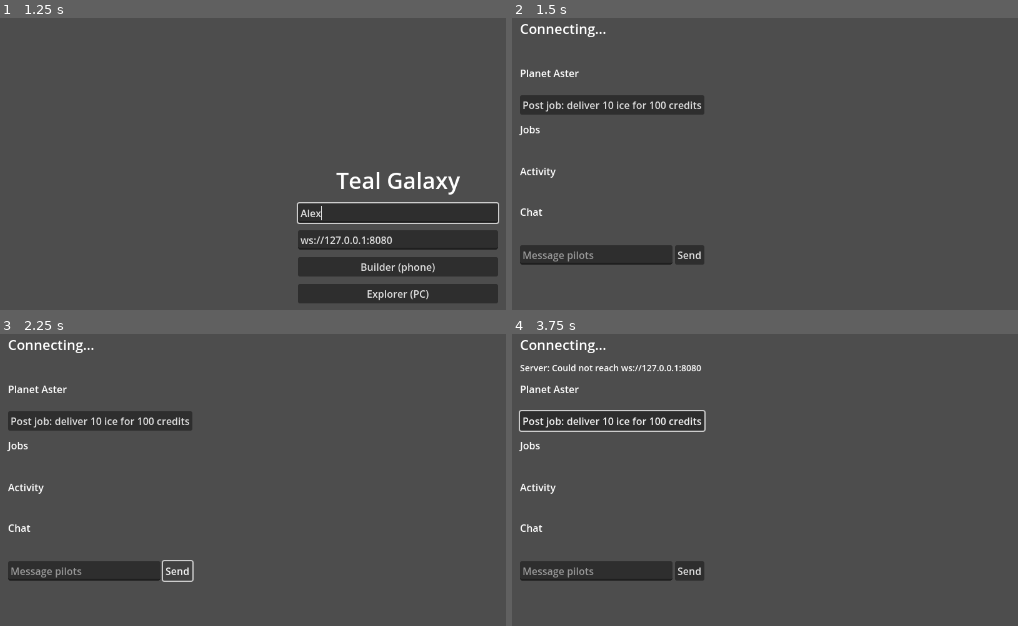
Above: before the commit, frames 1-4 (two rows, left to right).
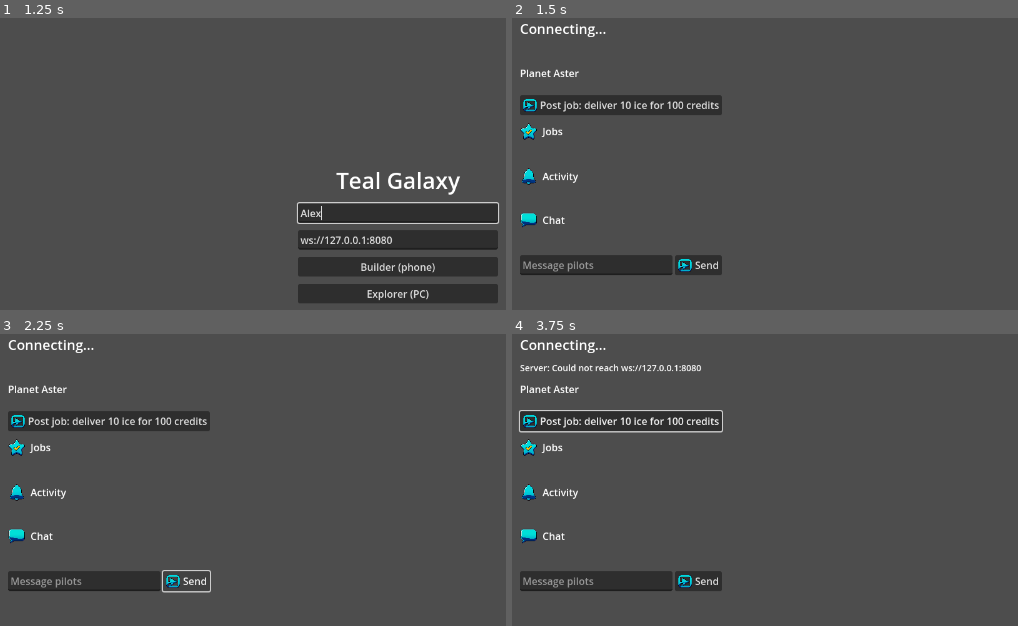
Above: after the commit, the same moments.

Repository: AkaneSunset/Teal-Galaxy
Game: Godot game, scene res://main.tscn
Same seed, same stepped clock (60 frames per second), same inputs: the game is played once before the commit and once after it.
Inputs (mouse positions are in pixels of both pictures, inside the frame that each line leads up to):
- Up to frame 1 (1.25 s): click (399, 213) at 0.52 s; type "Alex" at 0.6 s
- Up to frame 2 (1.5 s): click "Builder (phone)" at 1.25 s
- Up to frame 3 (2.25 s): click "Send" at 2 s
- Up to frame 4 (3.75 s): click "Post job: deliver 10 ice for …" at 2.75 s; move the mouse to (outside the picture) at 3.52 s; hold Right from 3.53 s (still down); tap X at 3.6 s; click (outside the picture) at 3.67 s

Frame 1 is identical in both runs. In frame 2, 4.4% of the frame differs, in the area x 1-42%, y 26-89%; in frame 3, 4.1%; in frame 4, 4.7%.

Commit message:
Builder: add Akane's icon set and use it on section headings and buttons
Eleven icons (alarm, chat, crystal, economy, group, mission complete, nav map,
notifications, send, settings, waypoint) with the magenta backgrounds keyed
out to transparent 256 px PNGs in game/ui/icons.

Co-Authored-By: Claude Opus 5.5 (1M context) <noreply@anthropic.com>
Claude-Session: https://claude.ai/code/session_01G2AwNgppr5peoD9c36Wybk

Diff:
--- a/game/builder.gd
+++ b/game/builder.gd
@@ -7,6 +7,7 @@
 	"spaceport": {"name": "Spaceport", "cost": "30 metal"},
 	"hydroponics": {"name": "Hydroponics", "cost": "20 metal, 10 ice"},
 }
+const ICONS := "res://ui/icons/"
 const JOB := {"resource": "ice", "amount": 10, "reward": 100}
 
 var _header: Label
@@ -42,18 +43,19 @@
 	col.add_child(_slots)
 
 	_post_job = Button.new()
+	_icon_button(_post_job, "send")
 	_post_job.text = "Post job: deliver %d %s for %d credits" % [JOB.amount, JOB.resource, JOB.reward]
 	_post_job.pressed.connect(func(): Net.send({"type": "post_job", "resource": JOB.resource, "amount": JOB.amount, "reward": JOB.reward}))
 	col.add_child(_post_job)
 
-	_label(col, 16).text = "Jobs"
+	_heading(col, "Jobs", "mission_complete")
 	_jobs = _label(col, 14)
-	_label(col, 16).text = "Activity"
+	_heading(col, "Activity", "notifications")
 	_feed = _label(col, 13)
 	_feed.size_flags_vertical = Control.SIZE_EXPAND_FILL
 
 	# Chat with pilots in flight.
-	_label(col, 16).text = "Chat"
+	_heading(col, "Chat", "chat")
 	_chat_log = _label(col, 13)
 	var chat_row := HBoxContainer.new()
 	col.add_child(chat_row)
@@ -64,6 +66,7 @@
 	chat_row.add_child(chat_edit)
 	var send := Button.new()
 	send.text = "Send"
+	_icon_button(send, "send")
 	chat_row.add_child(send)
 	var send_chat := func(_text = ""):
 		if chat_edit.text.strip_edges() != "":
@@ -81,6 +84,27 @@
 	Net.server_error.connect(func(reason): _status.text = "Server: " + reason)
 	Net.connection_changed.connect(func(online): _status.text = "Connected" if online else "Connecting to server...")
 	_header.text = "Connecting..."
+
+
+## A section title with an icon in front of it.
+func _heading(parent: Node, text: String, icon: String) -> void:
+	var row := HBoxContainer.new()
+	row.add_theme_constant_override("separation", 8)
+	parent.add_child(row)
+	var pic := TextureRect.new()
+	pic.texture = load(ICONS + icon + ".png")
+	pic.custom_minimum_size = Vector2(28, 28)
+	pic.expand_mode = TextureRect.EXPAND_IGNORE_SIZE
+	pic.stretch_mode = TextureRect.STRETCH_KEEP_ASPECT_CENTERED
+	row.add_child(pic)
+	var title := _label(row, 16)
+	title.text = text
+	title.autowrap_mode = TextServer.AUTOWRAP_OFF
+
+
+func _icon_button(button: Button, icon: String) -> void:
+	button.icon = load(ICONS + icon + ".png")
+	button.add_theme_constant_override("icon_max_width", 24)
 
 
 func _label(parent: Node, font_size: int) -> Label:
Binary file added: game/ui/icons/alarm.png
Not shown, added: game/ui/icons/alarm.png.import
Binary file added: game/ui/icons/chat.png
Not shown, added: game/ui/icons/chat.png.import
Binary file added: game/ui/icons/crystal.png
Not shown, added: game/ui/icons/crystal.png.import
Binary file added: game/ui/icons/economy.png
Not shown, added: game/ui/icons/economy.png.import
Binary file added: game/ui/icons/group.png
Not shown, added: game/ui/icons/group.png.import
Binary file added: game/ui/icons/mission_complete.png
Not shown, added: game/ui/icons/mission_complete.png.import
(and 10 more such lines)
